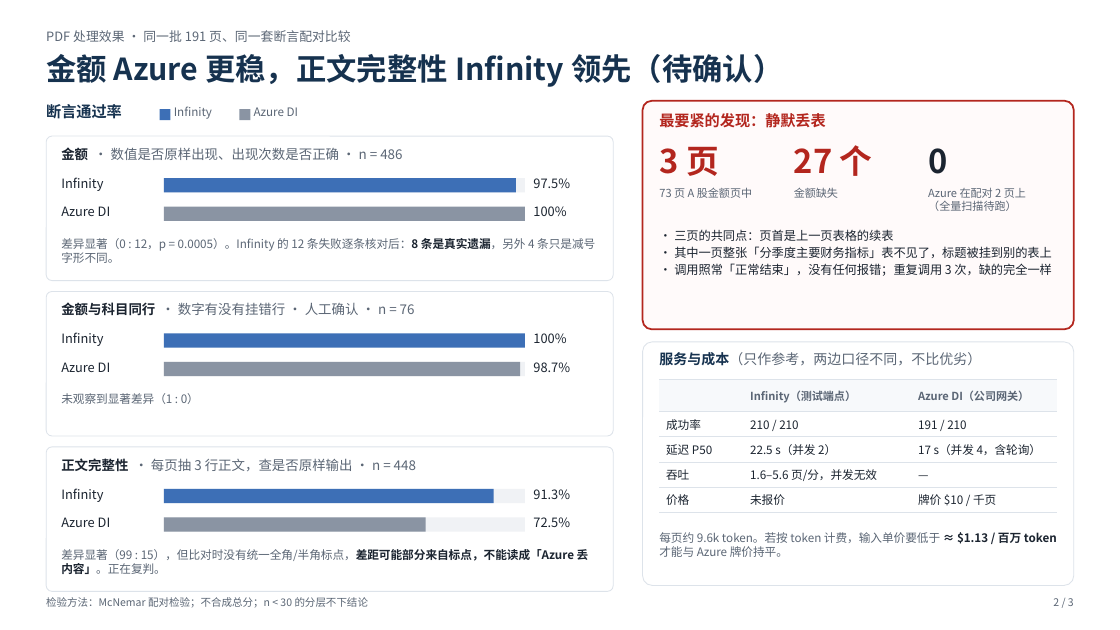
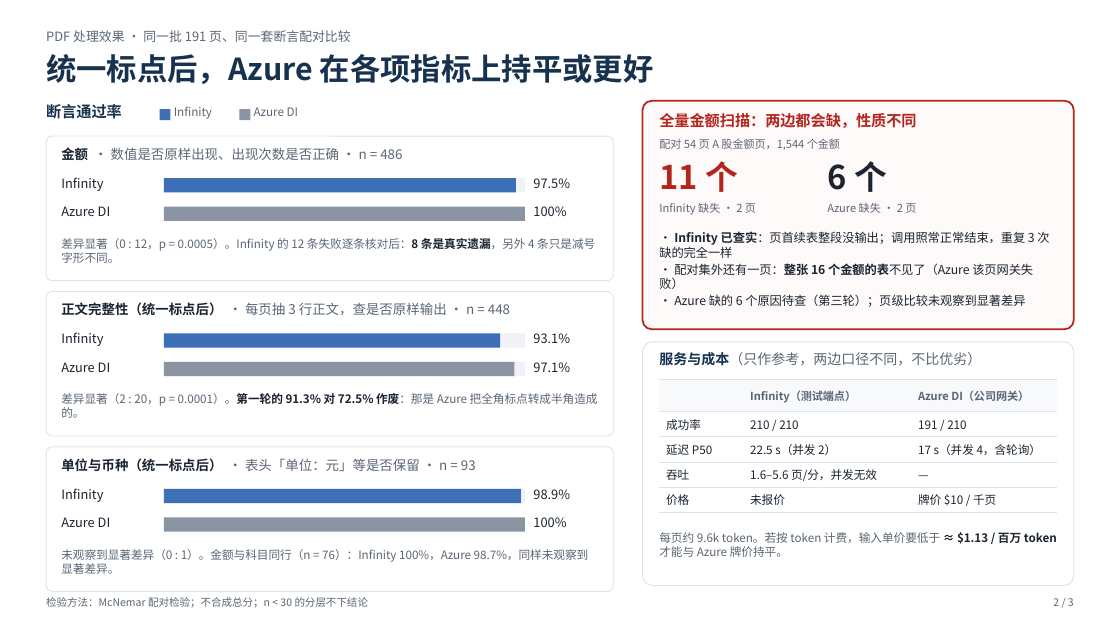
Before and after one commit to gejun2008/doc-parser-eval, a slide deck: slide 2 of docs/briefing-deck.pptx. Drawn at 1120x630 pixels with LibreOffice and Linux fonts; fonts in the diff are those of the drawing. Boxes give left, top, right and bottom in pixels: in the first picture for what was removed or moved away, otherwise in the second. Text is boxed around its words. In the diff, an @@ line names an element or a change of style, - is before the commit and + after.

```diff
--- a/docs/briefing-deck.pptx
+++ b/docs/briefing-deck.pptx
@@ text at <box>46,54,654,84</box>: text changed @@
-金额 Azure 更稳，正文完整性 Infinity 领先（待确认）
+统一标点后，Azure 在各项指标上持平或更好
@@ text at <box>659,113,916,128</box>: text changed @@
-最要紧的发现：静默丢表
+全量金额扫描：两边都会缺，性质不同
@@ text at <box>659,139,840,150</box>: text changed; size 28 to 9.5 pt; text colour #B3261E to #5B6675; bold off @@
-3 页
+配对 54 页 A 股金额页，1,544 个金额
@@ text removed at <box>928,148,947,174</box> @@
-0
@@ text at <box>659,161,738,192</box>: text changed; size 9.5 to 28 pt; text colour #5B6675 to #B3261E; bold on @@
-73 页 A 股金额页中
+11 个
@@ text at <box>827,161,887,192</box>: text changed; text colour #B3261E to #1B2430 @@
-27 个
+6 个
@@ text added at <box>659,203,756,215</box>, 9.5 pt, text #5B6675 @@
+Infinity 缺失 · 2 页
@@ text at <box>827,203,916,213</box>: text changed @@
-金额缺失
+Azure 缺失 · 2 页
@@ text removed at <box>928,188,1026,211</box> @@
-Azure 在配对 2 页上
-（全量扫描待跑）
@@ text at <box>659,231,1049,307</box>: text changed @@
-• 三页的共同点：页首是上一页表格的续表
-• 其中一页整张「分季度主要财务指标」表不见了，标题被挂到别的表上
-• 调用照常「正常结束」，没有任何报错；重复调用 3 次，缺的完全一样
+• Infinity 已查实：页首续表整段没输出；调用照常正常结束，重复 3 次缺的完全一样
+• 配对集外还有一页：整张 16 个金额的表不见了（Azure 该页网关失败）
+• Azure 缺的 6 个原因待查（第三轮）；页级比较未观察到显著差异
@@ text at <box>61,302,510,316</box>: text changed @@
-金额与科目同行 · 数字有没有挂错行 · 人工确认 · n = 76
+正文完整性（统一标点后） · 每页抽 3 行正文，查是否原样输出 · n = 448
@@ rectangle: place and size @@
-rectangle at <box>164,334,525,348</box>
+rectangle at <box>164,334,500,348</box>
@@ rectangle: place and size @@
-rectangle at <box>164,518,525,532</box>
+rectangle at <box>164,334,525,348</box>
@@ text at <box>533,333,570,343</box>: text changed @@
-100%
+93.1%
@@ rectangle: place and size @@
-rectangle at <box>164,362,520,376</box>
+rectangle at <box>164,362,515,376</box>
@@ text at <box>533,362,570,372</box>: text changed @@
-98.7%
+97.1%
@@ text at <box>61,393,598,418</box>: text changed @@
-未观察到显著差异（1 : 0）
+差异显著（2 : 20，p = 0.0001）。第一轮的 91.3% 对 72.5% 作废：那是 Azure 把全角标点转成半角造成的。
@@ text at <box>61,458,476,472</box>: text changed @@
-正文完整性 · 每页抽 3 行正文，查是否原样输出 · n = 448
+单位与币种（统一标点后） · 表头「单位：元」等是否保留 · n = 93
@@ rectangle: place and size @@
-rectangle at <box>164,489,494,503</box>
+rectangle at <box>164,489,521,503</box>
@@ text at <box>533,489,570,499</box>: text changed @@
-91.3%
+98.9%
@@ rectangle: place and size @@
-rectangle at <box>164,518,426,532</box>
+rectangle at <box>164,518,525,532</box>
@@ text at <box>533,517,566,527</box>: text changed @@
-72.5%
+100%
@@ text at <box>61,549,589,574</box>: text changed @@
-差异显著（99 : 15），但比对时没有统一全角/半角标点，差距可能部分来自标点，不能读成「Azure 丢内容」。正在复判。
+未观察到显著差异（0 : 1）。金额与科目同行（n = 76）：Infinity 100%，Azure 98.7%，同样未观察到显著差异。
```
Also in this commit, not shown: 2 other slides changed, 7 other files.
